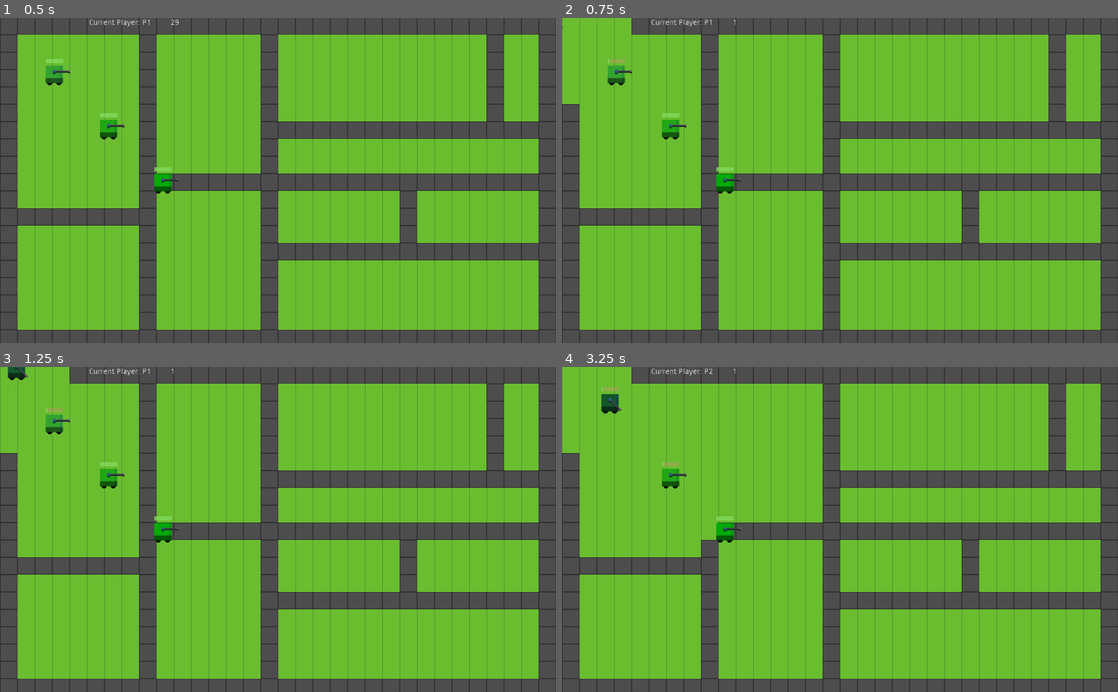
Above: before the commit, frames 1-4 (two rows, left to right).
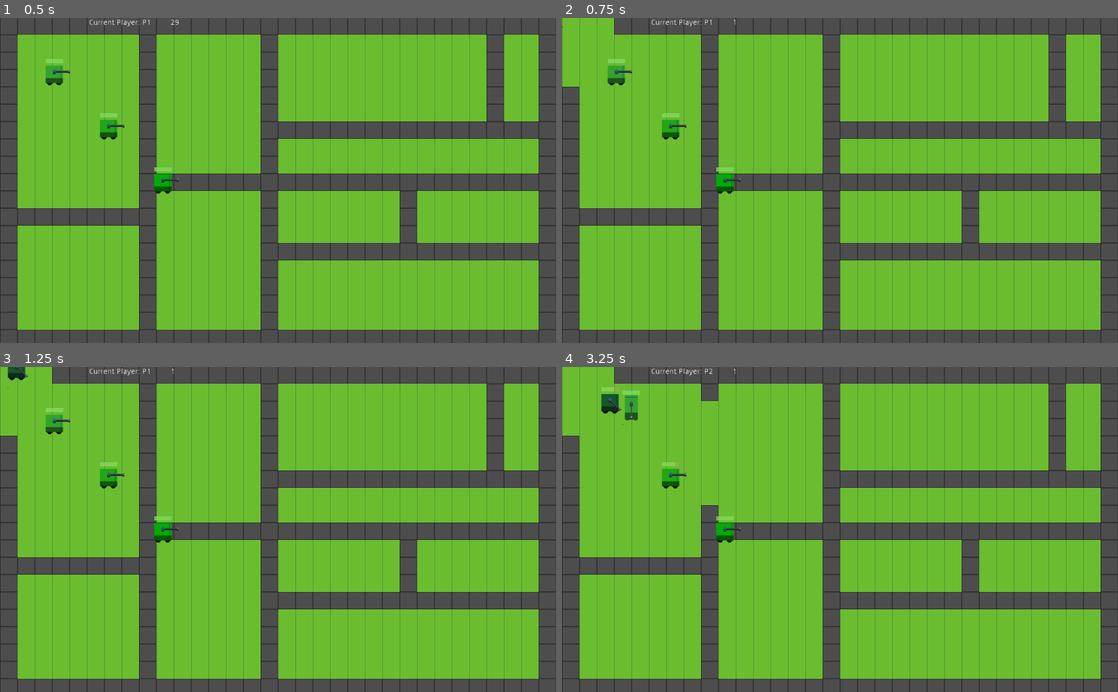
Above: after the commit, the same moments.

Repository: Boyquotes/wyrms
Game: Godot game, scene res://scenes/TurnCoordinator.tscn
Two runs of this game, one before a commit and one after it. Both use one fixed random seed, a clock stepped at 60 frames per second and the inputs below.
Inputs (mouse positions are in pixels of both pictures, inside the frame that each line leads up to):
- Up to frame 1 (0.5 s): no input
- Up to frame 2 (0.75 s): tap Enter at 0.5 s; move the mouse to (962, 164) at 0.52 s; hold Right (ui_right) from 0.53 s (still down); click (962, 164) at 0.67 s
- Up to frame 3 (1.25 s): keep holding Right (ui_right)
- Up to frame 4 (3.25 s): move the mouse to (728, 545) at 1.27 s; release Right (ui_right) at 1.28 s; hold Down (ui_down) 1.28-2.03 s; move the mouse to (895, 458) at 2.02 s; hold Right (ui_right) 2.03-2.78 s; move the mouse to (812, 594) at 2.77 s; hold Up (ui_up) from 2.78 s (still down); click (812, 594) at 2.92 s

Frame 1 is identical in both runs. In frame 2, 0.4% of the frame differs, in the area x 0-13%, y 0-27%; in frame 3, 0.4%; in frame 4, 1.1%, in the area x 0-29%, y 0-54%.

Commit message:
add proportional damage

Diff:
--- a/scenes/defaultExplosion.tscn
+++ b/scenes/defaultExplosion.tscn
@@ -3,9 +3,9 @@
 [ext_resource path="res://scripts/defaultExplosion.gd" type="Script" id=1]
 
 [sub_resource type="CircleShape2D" id=1]
-radius = 131.667
+radius = 100.0
 
-[node name="defaultExplosion" type="Area2D"]
+[node name="explosion" type="Area2D"]
 script = ExtResource( 1 )
 
 [node name="explosionParticle" type="CPUParticles2D" parent="."]
--- a/scripts/DefaultShot.gd
+++ b/scripts/DefaultShot.gd
@@ -16,6 +16,7 @@
             has_exploded = true
             print("firing explosion")
             var explosion = default_explosion.instance()
+            explosion.setup(100, 30)
             get_parent().call_deferred("add_child", explosion)
             explosion.position = self.position
 
--- a/scripts/defaultExplosion.gd
+++ b/scripts/defaultExplosion.gd
@@ -1,15 +1,38 @@
 extends Area2D
 
 var damaged_entities = []
+var radius
+var damage
+
+func setup(explosionRadius, explosionDamage):
+    radius = explosionRadius
+    damage = explosionDamage
+    set_collider_shape()
+
 
 func _physics_process (delta):
     var bodies = get_overlapping_bodies()
     for body in bodies:
         if(body.is_in_group("player")):
             if not(body.get_instance_id() in damaged_entities):
-                print("damaging body: " + str(body.get_instance_id()))
-                body.damage(90)
+                body.damage(proportional_damage(body))
+                #body.damage(30)
                 damaged_entities.append(body.get_instance_id())
         if(body.is_in_group("destructible")):
             body.explode()
     queue_free()
+
+func set_collider_shape():
+    var shape = CircleShape2D.new()
+    shape.radius = radius
+    $explosionCollider.shape = shape
+
+func proportional_damage(body):
+    var distance = body.global_position.distance_to(self.global_position)
+    var proportional_damage = damage  - ((distance / radius) * damage)
+    print('---')
+    print(proportional_damage)
+    print(distance)
+    print((distance - radius) *damage)
+    print('---')
+    return int(proportional_damage)
